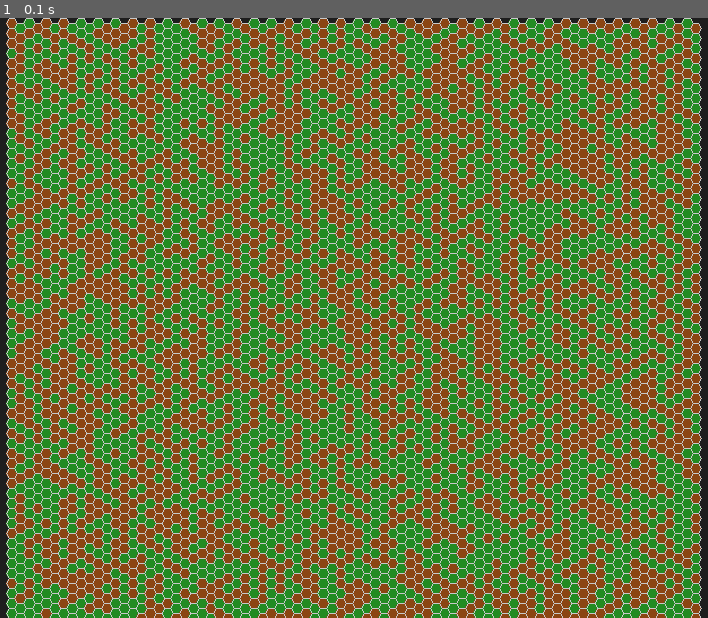
Above: before the commit, frame 1.
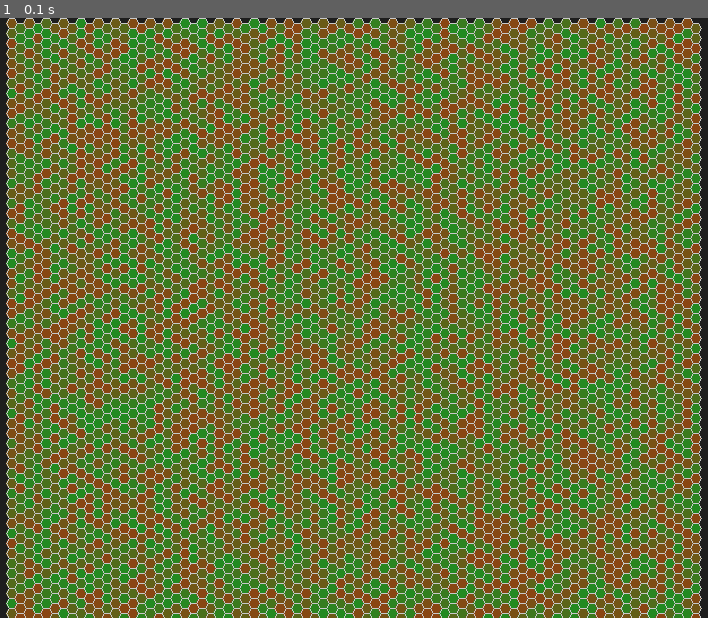
Above: after the commit, the same moment.

Repository: joselc/life-sim-first-try
Game: pygame game, started from main.py
Two runs of this game, one before a commit and one after it. Both use one fixed random seed, a clock stepped at 60 frames per second and the inputs below.
Inputs:
- Up to frame 1 (0.1 s): no input

The runs differ from the first frame. In frame 1, 54% of the frame differs, in the area x 0-100%, y 0-100%.

Commit message:
feat: random hexagon color evolution

Diff:
--- a/main.py
+++ b/main.py
@@ -18,10 +18,13 @@
             if event.type == pygame.QUIT:
                 running = False
 
+        # Update mesh evolution with current time (in seconds)
+        mesh.update(pygame.time.get_ticks() / 1000.0)
+
         # Fill the screen with a color
         screen.fill((30, 30, 30))
 
-        # Draw the hexagon mesh from HexMesh
+        # Draw the evolving hexagon mesh from HexMesh
         mesh.draw(screen)
 
         pygame.display.flip()
--- a/mesh.py
+++ b/mesh.py
@@ -31,11 +31,26 @@
                     (cx - a/2, cy - (a * math.sqrt(3) / 2)),
                     (cx + a/2, cy - (a * math.sqrt(3) / 2))
                 ]
-                # Select fill color randomly: green or brown
-                fill_color = random.choice([(34, 139, 34), (139, 69, 19)])
-                self.hexagons.append((points, fill_color))
+                # Assign a random phase for evolution
+                phase = random.uniform(0, 2 * math.pi)
+                self.hexagons.append((points, phase))
+
+    def update(self, t):
+        self.t = t
 
     def draw(self, screen):
-        for points, fill_color in self.hexagons:
+        # Use current time, default 0 if not updated yet
+        current_time = getattr(self, 't', 0)
+        # Define base colors: brown and green
+        green = (34, 139, 34)
+        brown = (139, 69, 19)
+
+        for points, phase in self.hexagons:
+            # Compute modulation factor based on time and phase
+            factor = 0.5 * (1 + math.sin(current_time + phase))
+            # Interpolate between brown and green
+            fill_color = ( int(brown[0]*(1 - factor) + green[0]*factor),
+                           int(brown[1]*(1 - factor) + green[1]*factor),
+                           int(brown[2]*(1 - factor) + green[2]*factor) )
             pygame.draw.polygon(screen, fill_color, points, 0)  # fill hexagon
             pygame.draw.polygon(screen, (200, 200, 200), points, 1)  # draw outline
